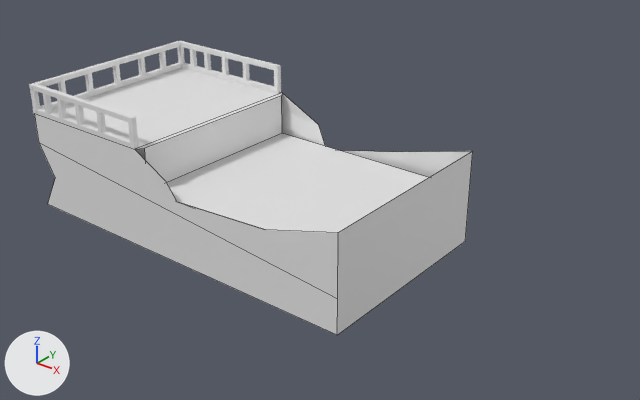
One commit to the Blender file Assets/Blender Models/wip-pirate-ship.blend: the scene before it, then after it.
Rendered twice from a 50 mm camera at (9.74, -11.56, 7.12) aimed at (0.65, -0.21, 0.08). Lighting does not change. The marker at lower left points along +X, +Y and +Z. Mesh edges are drawn as thin lines on the coarser meshes.

Script lines for the objects in view, before the commit:
```python
me_cube = bpy.data.meshes.new('Cube')
me_cube.from_pydata(...)  # 39 vertices, 13 faces, 4 loose edges; spans x -1.0..4.05, y -1.0..1.0, z -1.0..1.01
me_cube.materials.append(mat_material)  # white #e7e7e7
me_cube_001 = bpy.data.meshes.new('Cube.001')
me_cube_001.from_pydata(...)  # a box spanning x -1.0..1.0, y -1.0..1.0, z -1.0..1.0
me_cube_024 = bpy.data.meshes.new('Cube.024')
me_cube_024.from_pydata(...)  # a box spanning x -1.0..1.0, y -1.0..1.0, z -1.0..1.0
ob_stern = bpy.data.objects.new('Stern', me_cube)
ob_stern.location = (-3.5, -0.17, 0.01)
ob_stern.scale = (1.5, 2.0, 1.0)
ob_top_rail = bpy.data.objects.new('Top Rail', me_cube_001)
ob_top_rail.location = (-3.52, -2.12, 1.56)
ob_top_rail.scale = (1.5, 0.05, 0.05)
ob_top_rail_002 = bpy.data.objects.new('Top Rail.002', me_cube_024)
ob_top_rail_002.location = (-4.96, -0.18, 1.56)
ob_top_rail_002.rotation_euler = (0.0, 0.0, 1.571)  # degrees (0, 0, 90)
ob_top_rail_002.scale = (2.0, 0.05, 0.05)
# also in view: 'Top Rail.001' at (-3.52, 1.77, 1.56); 'Bottom Rail.002' at (-4.96, -0.18, 1.06)
```
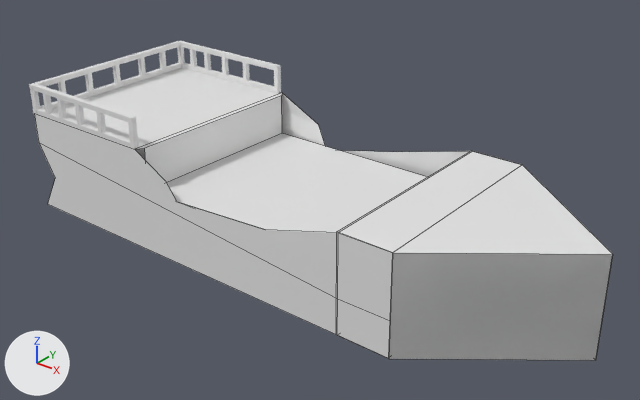
Commit message: added "bow" to wip pirate ship

What differs and where, as boxes [x1, y1, x2, y2] in the pictures (640 x 400 px):
```json
{"object": "Stern", "change": "reshaped", "before": [34, 68, 473, 335], "after": [34, 68, 613, 360], "on screen": "32% wider, 9% taller"}
{"part": 1, "of": "me_cube", "change": "built on", "before": [337, 151, 473, 335], "after": [337, 151, 613, 360]}
```

Edits to the scene script, one JSON object a line:
```json
{"block": "me_cube", "where": "# used by ob_stern; location = (-3.5, -0.17, 0.01); scale = (1.5, 2.0, 1.0)"}
{"op": "remove", "block": "me_cube", "code": "me_cube.from_pydata(...)  # 39 vertices, 13 faces, 4 loose edges; spans x -1.0..4.05, y -1.0..1.0, z -1.0..1.01"}
{"op": "add", "block": "me_cube", "code": "me_cube.from_pydata(...)  # 59 vertices, 32 faces, 4 loose edges; spans x -1.0..6.38, y -1.0..1.0, z -1.01..1.01"}
{"block": "me_cube", "change": "me_cube part 1"}
{"block": "me_cube", "change": "1 face is deleted"}
{"block": "me_cube", "change": "9 vertices are added at x 4.03..6.38, y -1.0..-0.03, z -1.01..0.86"}
{"block": "me_cube", "change": "5 new vertices lie (0.66, 0.0, 0.0) away from vertices in x 4.05, y -1.0..1.0, z -1.0..0.87"}
{"block": "me_cube", "change": "6 new vertices lie (0.0, 2.0, 0.02) away from vertices in x 4.03..4.71, y -1.0, z -1.01..0.85"}
{"block": "me_cube", "change": "20 new faces join them"}
```
